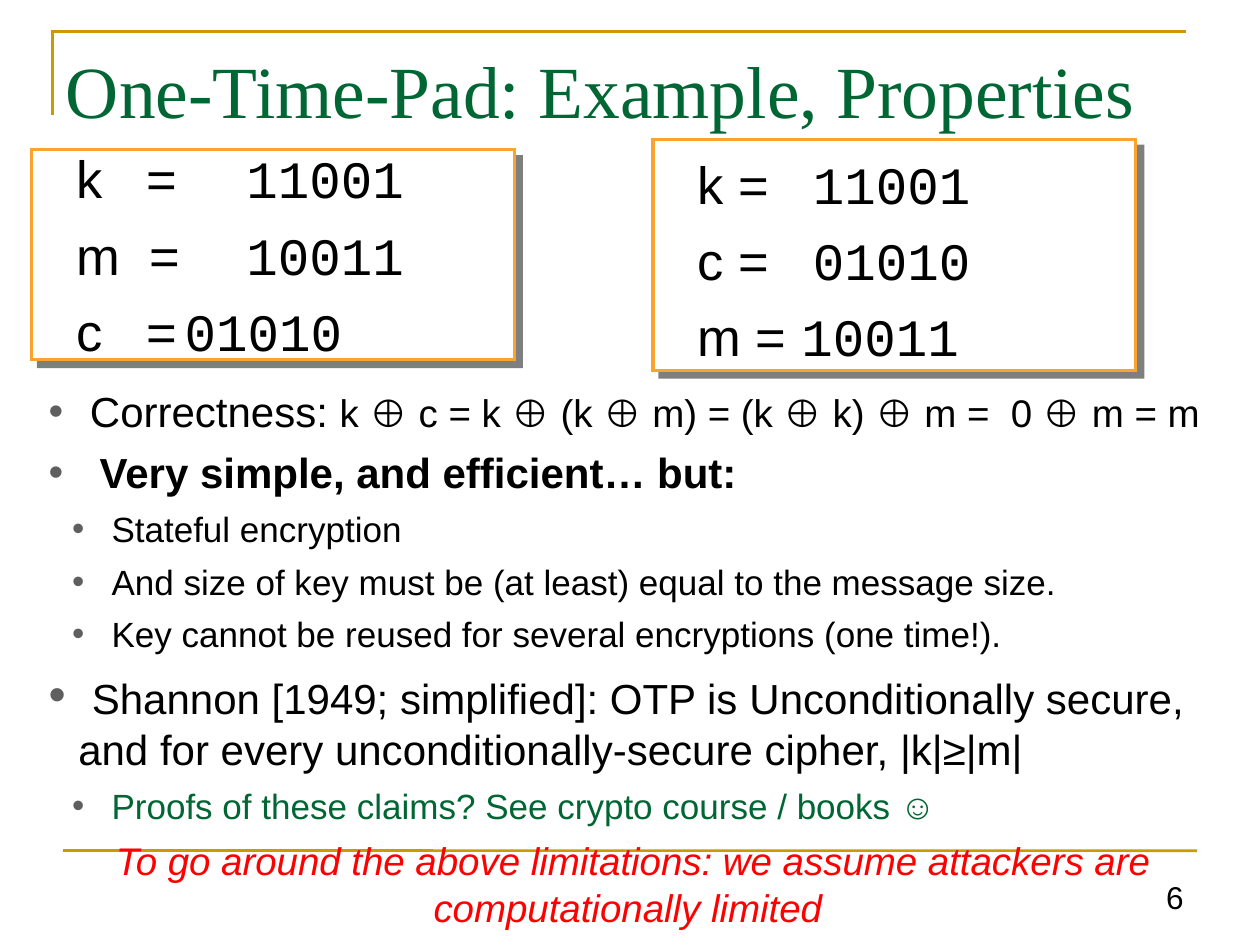
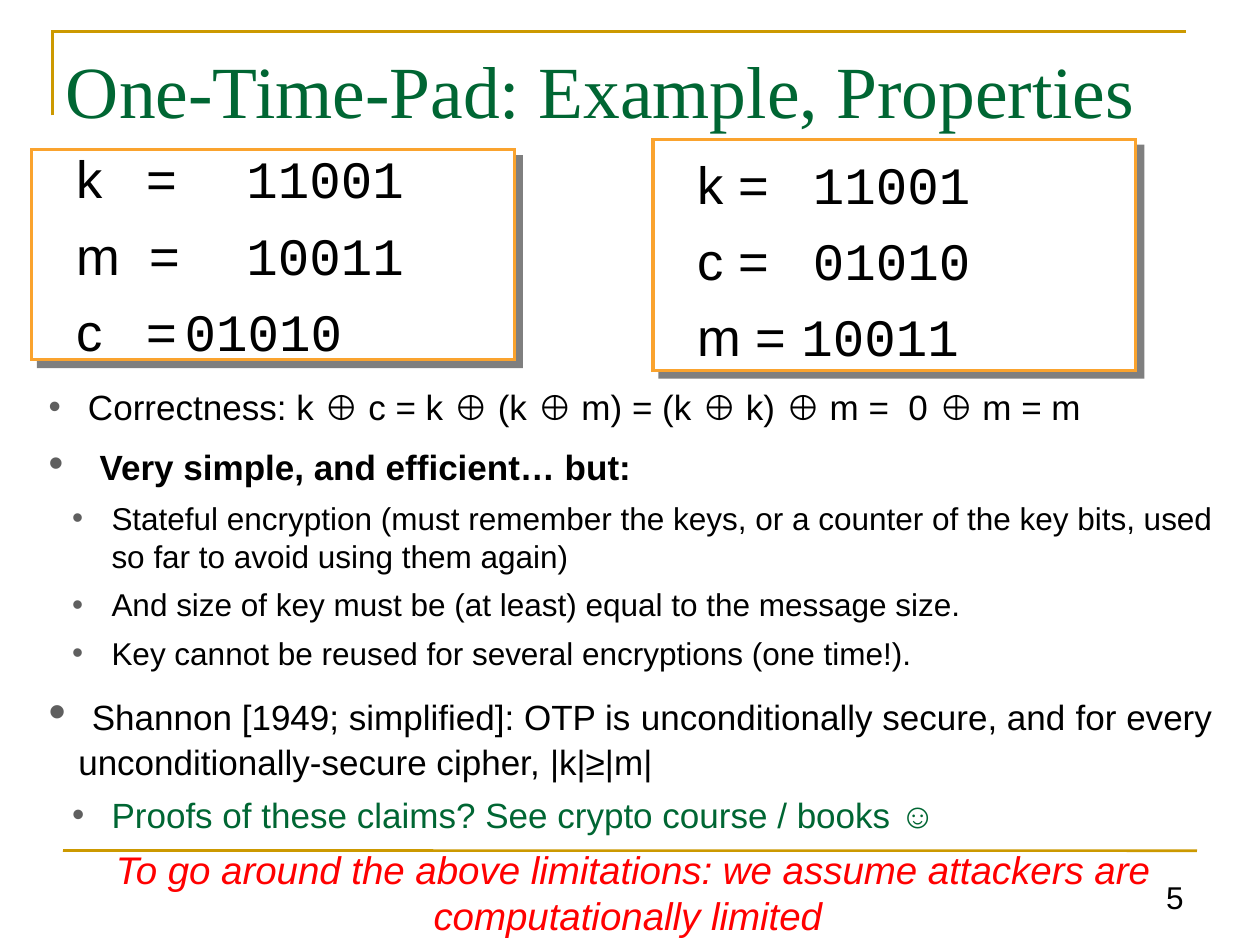
Before and after one commit to GhadaAlmashaqbeh/GhadaAlmashaqbeh.github.io, a slide deck: slide 5 of courses/cse3400-s2023/lecture3.pptx (slide 6 before the commit). Drawn at 1260x945 pixels with LibreOffice and Linux fonts; fonts in the diff are those of the drawing. Boxes give left, top, right and bottom in pixels: in the first picture for what was removed or moved away, otherwise in the second. Text is boxed around its words. In the diff, an @@ line names an element or a change of style, - is before the commit and + after.

Commit message:
add lecture 3

```diff
--- a/courses/cse3400-s2023/lecture3.pptx
+++ b/courses/cse3400-s2023/lecture3.pptx
@@ text at (88,394,1080,671): size 24 to 20 pt in "Correctness:", "Very simple, and efficient… but:"; size 22 to 20 pt in "k ⊕ c = k ⊕ (k ..."; size 20 to 18 pt in "And size of key must be (at ...", "Key cannot be reused for several encryptions ..." @@
@@ text at (112,507,1212,574): text changed; size 20 to 18 pt @@
-  • Stateful encryption
+  • Stateful encryption (must remember the keys, or a counter of the key bits, used so far to avoid using them again)
@@ text at (78,704,1212,782): text changed; size 24 to 20 pt @@
-• Shannon [1949; simplified]: OTP is Unconditionally secure, and for every unconditionally-secure cipher, |k|≥|m|
+• Shannon [1949; simplified]: OTP is unconditionally secure, and for every unconditionally-secure cipher, |k|≥|m|
@@ page number at (1166,887,1184,910): text changed @@
-6
+5
```
Also in this commit, not shown: 1 slide added, 10 slides removed, 5 other files.
